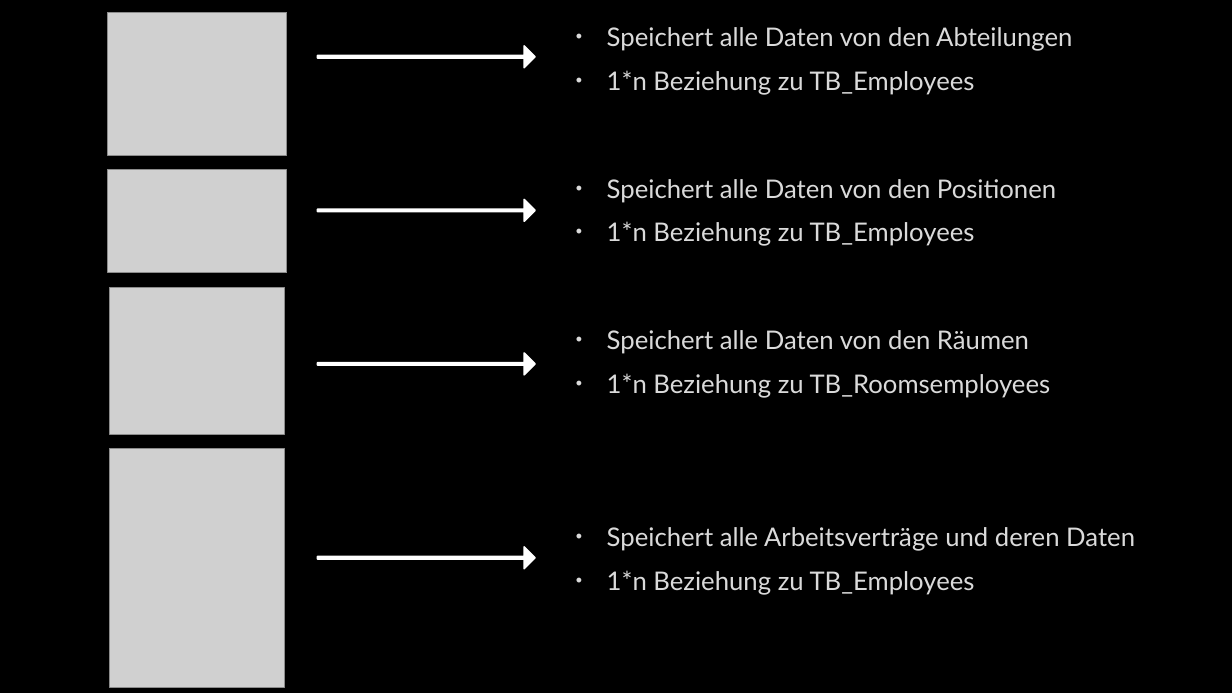
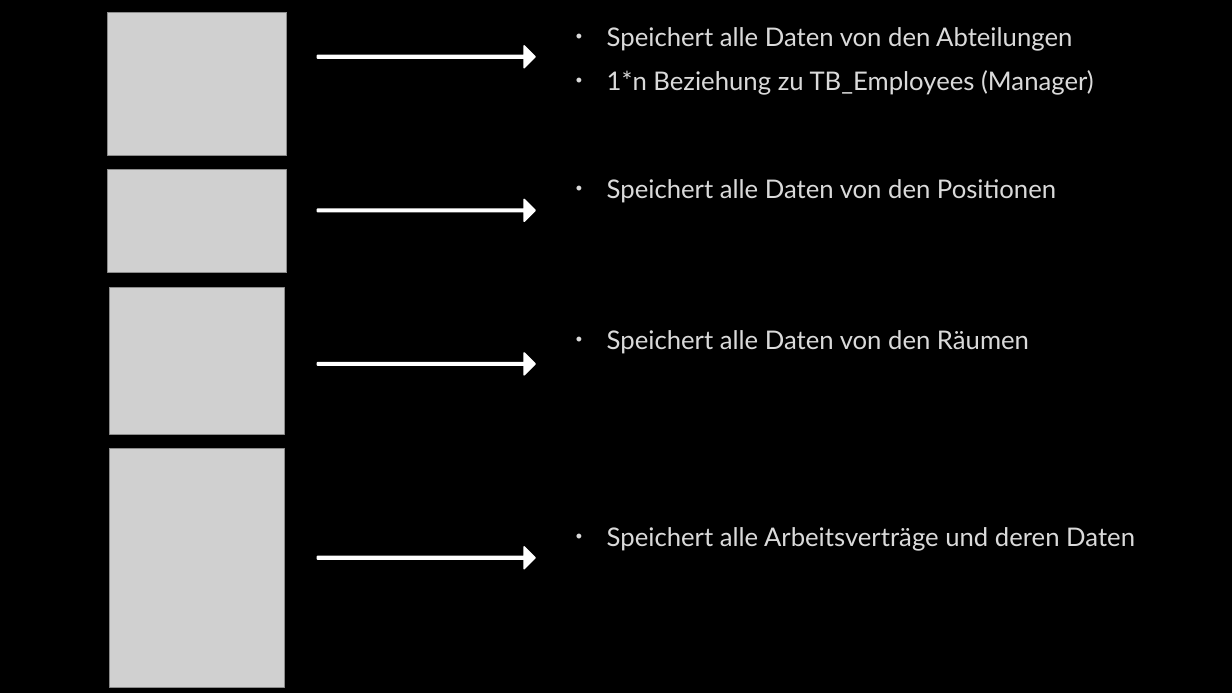
Before and after one commit to julianmader/PersonenVerwaltungsApparat, a slide deck: slide 9 of Documentation/PVA-Powerpoint.pptx. Drawn at 1232x693 pixels with LibreOffice and Linux fonts; fonts in the diff are those of the drawing; grey boxes stand for pictures; background and template pictures are left out. Boxes give left, top, right and bottom in pixels: in the first picture for what was removed or moved away, otherwise in the second. Text is boxed around its words. In the diff, an @@ line names an element or a change of style, - is before the commit and + after.

```diff
--- a/Documentation/PVA-Powerpoint.pptx
+++ b/Documentation/PVA-Powerpoint.pptx
@@ text at (607, 70, 1094, 95): text changed @@
-• 1*n Beziehung zu TB_Employees
+• 1*n Beziehung zu TB_Employees (Manager)
@@ text at (607, 221, 975, 246): paragraph removed @@
-• 1*n Beziehung zu TB_Employees
@@ text at (607, 373, 1051, 398): paragraph removed @@
-• 1*n Beziehung zu TB_Roomsemployees
@@ text at (607, 570, 975, 595): paragraph removed @@
-• 1*n Beziehung zu TB_Employees
```
Also in this commit, not shown: 5 other slides changed.
